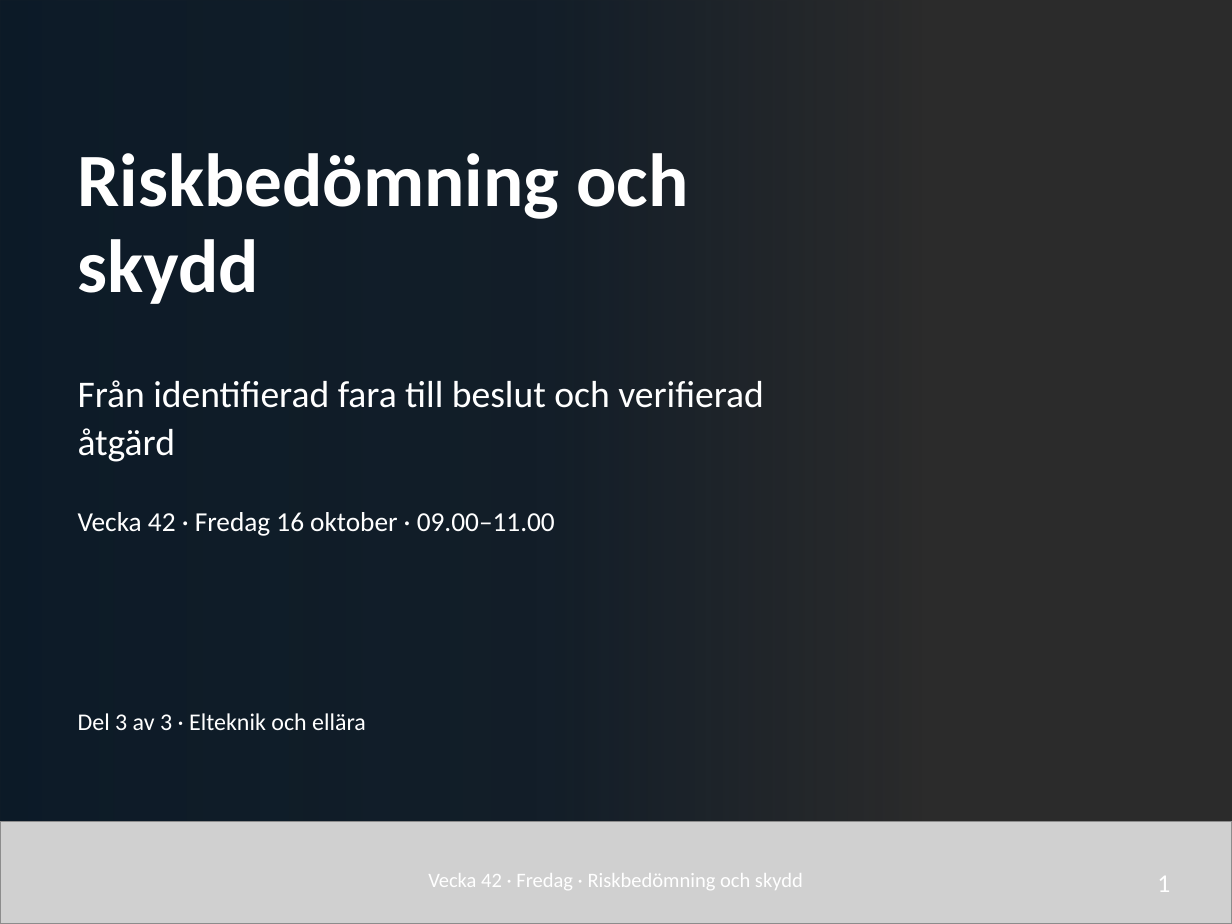
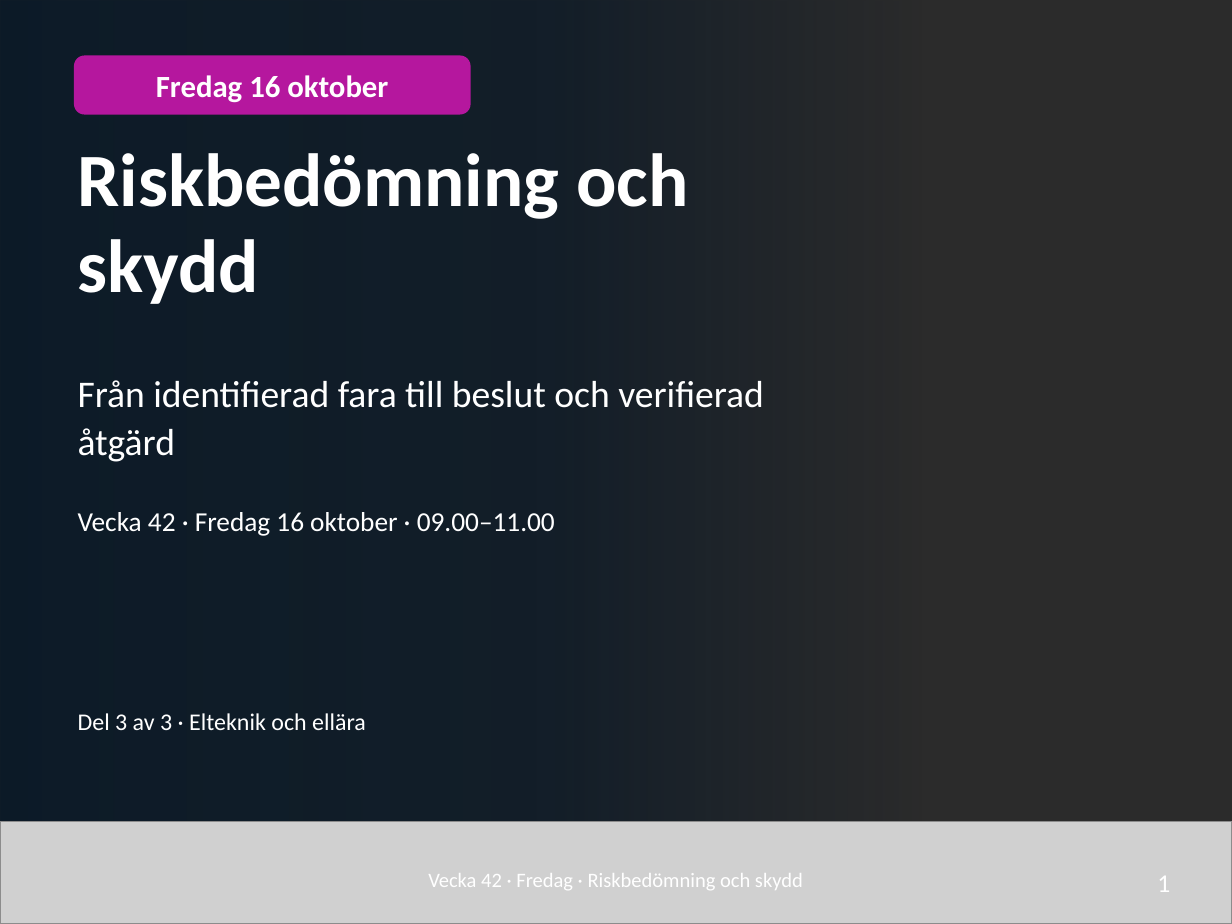
Before and after one commit to nj22az/nj22az.github.io, a slide deck: slide 1 of sjoskolan/vecka-42/aktuell/v42_03_Riskbedomning_och_skydd_elev.pptx. Drawn at 1232x924 pixels with LibreOffice and Linux fonts; fonts in the diff are those of the drawing; grey boxes stand for pictures; background and template pictures are left out; a plain dark background stands for a picture behind light text. Boxes give left, top, right and bottom in pixels: in the first picture for what was removed or moved away, otherwise in the second. Text is boxed around its words. In the diff, an @@ line names an element or a change of style, - is before the commit and + after.

```diff
--- a/sjoskolan/vecka-42/aktuell/v42_03_Riskbedomning_och_skydd_elev.pptx
+++ b/sjoskolan/vecka-42/aktuell/v42_03_Riskbedomning_och_skydd_elev.pptx
@@ rounded rectangle added at [74, 55, 471, 115], fill #B5179E, 18 pt, text #FFFFFF, bold @@
+Fredag 16 oktober
```
Also in this commit, not shown: 1 other slide changed, 26 other files.
